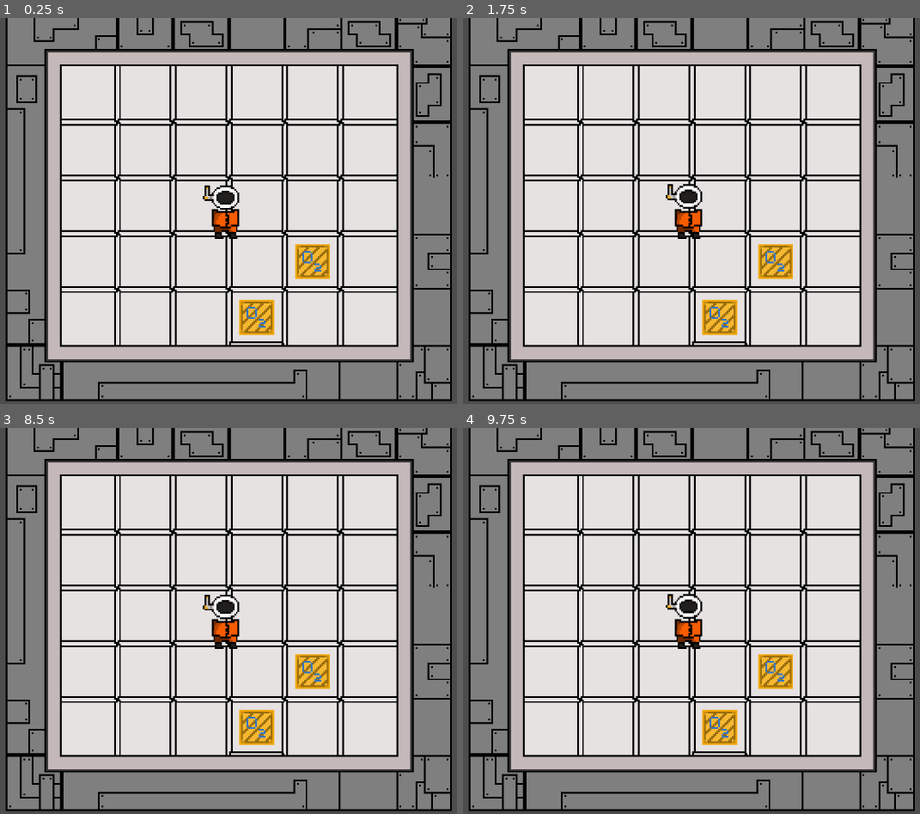
Above: before the commit, frames 1-4 (two rows, left to right).
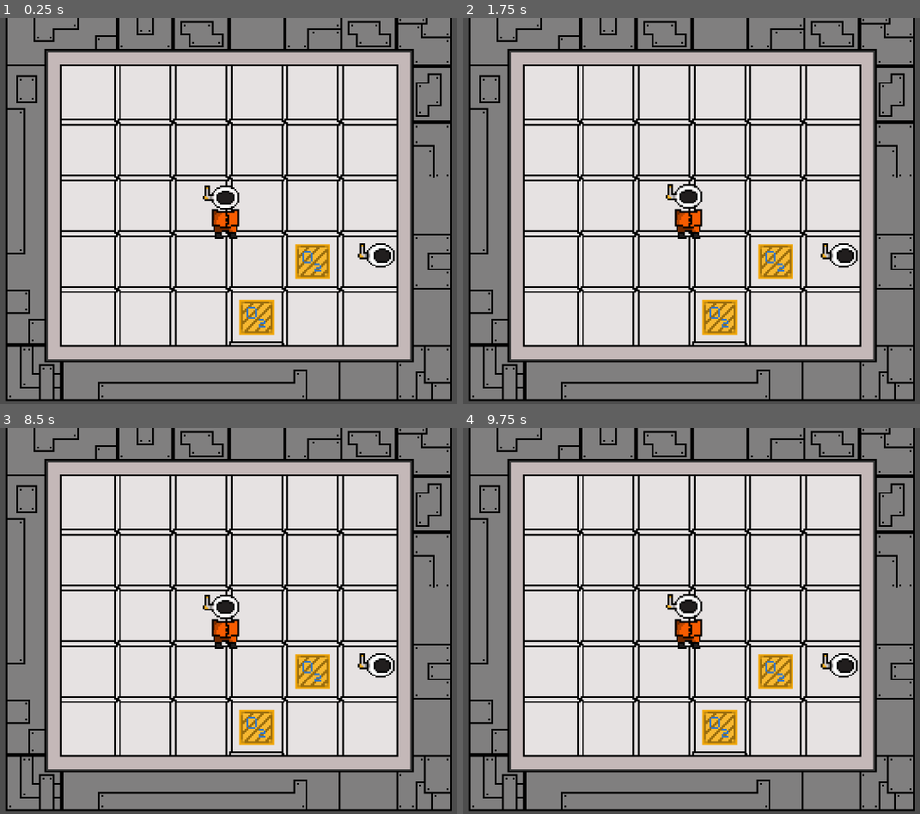
Above: after the commit, the same moments.

Repository: MantasV-code/MacroBacterium
Game: Godot game, scene res://scenes/rooms/test_room.tscn
Two runs of this game, one before a commit and one after it. Both use one fixed random seed, a clock stepped at 60 frames per second and the inputs below.
Inputs:
- Up to frame 1 (0.25 s): no input
- Up to frame 2 (1.75 s): tap Enter (ui_accept) at 0.5, 0.77, 1.25, 1.52 s; hold Right (ui_right) 0.53-1.28 s; hold Down (ui_down) from 1.28 s (still down)
- Up to frame 3 (8.5 s): tap Enter (ui_accept) at 2, 2.75, 3.02, 3.5, 3.77, 4.25, 4.52, 6.02, 6.77, 7.52 s; release Down (ui_down) at 2.03 s; hold Right (ui_right) 2.03-2.78 s; hold Up (ui_up) 2.78-3.53 s; hold Left (ui_left) 3.53-5.03 s; hold Down (ui_down) 5.03-5.78 s; hold Right (ui_right) 5.78-6.53 s; hold Up (ui_up) 6.53-7.28 s; hold Right (ui_right) 7.28-8.03 s; hold Down (ui_down) from 8.03 s (still down)
- Up to frame 4 (9.75 s): release Down (ui_down) at 8.78 s; hold Left (ui_left) 8.78-9.53 s; tap Enter (ui_accept) at 9.02 s; hold Up (ui_up) from 9.53 s (still down)

The runs differ from the first frame. In frame 1, 0.4% of the frame differs, in the area x 78-87%, y 58-65%; in frame 2, 0.4%; in frame 3, 0.4%; in frame 4, 0.4%.

Commit message:
small file fix

Diff:
--- a/game/assets/sprites/Player/Bob/Bob.tscn
+++ b/game/assets/sprites/Player/Bob/Bob.tscn
@@ -1,46 +1,46 @@
 [gd_scene format=3 uid="uid://dad7bc4523ujr"]
 
-[ext_resource type="Script" uid="uid://d2xop8gr12f31" path="res://assets/sprites/Player/Bob/Bobmove.gd" id="1_ubxvs"]
-[ext_resource type="Texture2D" uid="uid://c1dvs1tgbr21q" path="res://assets/sprites/Player/Bob/BobHead/Bobs_head16.png" id="2_dfgmt"]
-[ext_resource type="Texture2D" uid="uid://cxdih8ruhga5n" path="res://assets/sprites/Player/Bob/BobHead/Bobs_head08.png" id="3_8h1un"]
-[ext_resource type="Texture2D" uid="uid://cloaxkfd6vgi0" path="res://assets/sprites/Player/Bob/BobHead/Bobs_head00.png" id="4_52dks"]
-[ext_resource type="Texture2D" uid="uid://cgp3yv6woto1c" path="res://assets/sprites/Player/Bob/BobHead/Bobs_head14.png" id="5_drwc7"]
-[ext_resource type="Texture2D" uid="uid://dpdko8lojjrh2" path="res://assets/sprites/Player/Bob/BobHead/Bobs_head15.png" id="6_e2s2j"]
-[ext_resource type="Texture2D" uid="uid://dw0yb0mfabkj0" path="res://assets/sprites/Player/Bob/BobHead/Bobs_head13.png" id="7_j2eu6"]
-[ext_resource type="Texture2D" uid="uid://dt0s4o0jgvo2a" path="res://assets/sprites/Player/Bob/BobHead/Bobs_head12.png" id="8_2mo0s"]
-[ext_resource type="Texture2D" uid="uid://dlyf5a2oftdho" path="res://assets/sprites/Player/Bob/BobHead/Bobs_head10.png" id="9_6nqoe"]
-[ext_resource type="Texture2D" uid="uid://bofdyfd8ep5bd" path="res://assets/sprites/Player/Bob/BobHead/Bobs_head11.png" id="10_5ogo8"]
-[ext_resource type="Texture2D" uid="uid://bt4fmsqooa6m4" path="res://assets/sprites/Player/Bob/BobHead/Bobs_head09.png" id="11_ud387"]
-[ext_resource type="Texture2D" uid="uid://d3haqyaa51k1v" path="res://assets/sprites/Player/Bob/BobHead/Bobs_head22.png" id="12_eikot"]
-[ext_resource type="Texture2D" uid="uid://x5ueotwxb60v" path="res://assets/sprites/Player/Bob/BobHead/Bobs_head23.png" id="13_vfhcr"]
-[ext_resource type="Texture2D" uid="uid://c3crxmsdyeurp" path="res://assets/sprites/Player/Bob/BobHead/Bobs_head21.png" id="14_s25rv"]
-[ext_resource type="Texture2D" uid="uid://dcnauaaovg4fr" path="res://assets/sprites/Player/Bob/BobHead/Bobs_head20.png" id="15_phnjf"]
-[ext_resource type="Texture2D" uid="uid://dbuxkajyqcgfi" path="res://assets/sprites/Player/Bob/BobHead/Bobs_head19.png" id="16_dcudu"]
-[ext_resource type="Texture2D" uid="uid://dkrb655mxfy0u" path="res://assets/sprites/Player/Bob/BobHead/Bobs_head18.png" id="17_i7h5t"]
-[ext_resource type="Texture2D" uid="uid://c543e7q0f25fl" path="res://assets/sprites/Player/Bob/BobHead/Bobs_head17.png" id="18_dffbk"]
-[ext_resource type="Texture2D" uid="uid://ohxsbjtyu586" path="res://assets/sprites/Player/Bob/BobHead/Bobs_head06.png" id="19_mi638"]
-[ext_resource type="Texture2D" uid="uid://b4oanxtqagq0l" path="res://assets/sprites/Player/Bob/BobHead/Bobs_head07.png" id="20_fgibq"]
-[ext_resource type="Texture2D" uid="uid://b0fgwq66a1knt" path="res://assets/sprites/Player/Bob/BobHead/Bobs_head05.png" id="21_4h4l3"]
-[ext_resource type="Texture2D" uid="uid://dqqipu6fpnaoe" path="res://assets/sprites/Player/Bob/BobHead/Bobs_head04.png" id="22_5w6xu"]
-[ext_resource type="Texture2D" uid="uid://cjm637kml4ei1" path="res://assets/sprites/Player/Bob/BobHead/Bobs_head03.png" id="23_cb73k"]
-[ext_resource type="Texture2D" uid="uid://jv504jmtlwmb" path="res://assets/sprites/Player/Bob/BobHead/Bobs_head02.png" id="24_l5nj6"]
-[ext_resource type="Texture2D" uid="uid://ga1bo7mw87c5" path="res://assets/sprites/Player/Bob/BobHead/Bobs_head01.png" id="25_i16yk"]
-[ext_resource type="Script" uid="uid://dphhi0s4topwv" path="res://assets/sprites/Player/Bob/BobHead.gd" id="26_7yvu5"]
-[ext_resource type="Texture2D" uid="uid://bfxs7irqrdv17" path="res://assets/sprites/Player/Bob/BobBody/BobBody11.png" id="27_biub2"]
-[ext_resource type="Texture2D" uid="uid://d65v75mh306r" path="res://assets/sprites/Player/Bob/BobBody/BobBody08.png" id="28_2p24n"]
-[ext_resource type="Texture2D" uid="uid://bmt2eeg8aown0" path="res://assets/sprites/Player/Bob/BobBody/BobBody14.png" id="29_ws3qw"]
-[ext_resource type="Texture2D" uid="uid://dwypbgyj36lag" path="res://assets/sprites/Player/Bob/BobBody/BobBody12.png" id="30_tvp6t"]
-[ext_resource type="Texture2D" uid="uid://tullaupoxlw3" path="res://assets/sprites/Player/Bob/BobBody/BobBody15.png" id="31_gvifp"]
-[ext_resource type="Texture2D" uid="uid://cyi3hfc4tbk8l" path="res://assets/sprites/Player/Bob/BobBody/BobBody09.png" id="32_ajxgh"]
-[ext_resource type="Texture2D" uid="uid://4sqt7ck3hyu1" path="res://assets/sprites/Player/Bob/BobBody/BobBody06.png" id="33_s368v"]
-[ext_resource type="Texture2D" uid="uid://ds6rnn5tcqr0d" path="res://assets/sprites/Player/Bob/BobBody/BobBody07.png" id="34_dosy6"]
-[ext_resource type="Texture2D" uid="uid://c8dwp2pbmuabt" path="res://assets/sprites/Player/Bob/BobBody/BobBody05.png" id="35_abd5a"]
-[ext_resource type="Texture2D" uid="uid://dwyenv8kphp0n" path="res://assets/sprites/Player/Bob/BobBody/sprite_06.png" id="36_bs6ip"]
-[ext_resource type="Texture2D" uid="uid://njieim8vnqn6" path="res://assets/sprites/Player/Bob/BobBody/BobBody01.png" id="37_u8gle"]
-[ext_resource type="Texture2D" uid="uid://dsl0dlgsfmff6" path="res://assets/sprites/Player/Bob/BobBody/BobBody02.png" id="38_os8up"]
-[ext_resource type="Texture2D" uid="uid://c7kbm8lfx0xjc" path="res://assets/sprites/Player/Bob/BobBody/BobBody00.png" id="39_l1i3t"]
-[ext_resource type="Texture2D" uid="uid://bd5mhfesg6vkr" path="res://assets/sprites/Player/Bob/BobBody/BobBody04.png" id="40_dswc0"]
-[ext_resource type="AudioStream" uid="uid://cscdum80w48pt" path="res://assets/sprites/Player/Bob/BobBody/freesound_community-gama-laser-90602.mp3" id="41_aluwh"]
+[ext_resource type="Script" uid="uid://d2xop8gr12f31" path="res://Bob/BobScripts/Bobmove.gd" id="1_ubxvs"]
+[ext_resource type="Texture2D" uid="uid://c1dvs1tgbr21q" path="res://Bob/BobHead/Bobs_head16.png" id="2_dfgmt"]
+[ext_resource type="Texture2D" uid="uid://cxdih8ruhga5n" path="res://Bob/BobHead/Bobs_head08.png" id="3_8h1un"]
+[ext_resource type="Texture2D" uid="uid://cloaxkfd6vgi0" path="res://Bob/BobHead/Bobs_head00.png" id="4_52dks"]
+[ext_resource type="Texture2D" uid="uid://cgp3yv6woto1c" path="res://Bob/BobHead/Bobs_head14.png" id="5_drwc7"]
+[ext_resource type="Texture2D" uid="uid://dpdko8lojjrh2" path="res://Bob/BobHead/Bobs_head15.png" id="6_e2s2j"]
+[ext_resource type="Texture2D" uid="uid://dw0yb0mfabkj0" path="res://Bob/BobHead/Bobs_head13.png" id="7_j2eu6"]
+[ext_resource type="Texture2D" uid="uid://dt0s4o0jgvo2a" path="res://Bob/BobHead/Bobs_head12.png" id="8_2mo0s"]
+[ext_resource type="Texture2D" uid="uid://dlyf5a2oftdho" path="res://Bob/BobHead/Bobs_head10.png" id="9_6nqoe"]
+[ext_resource type="Texture2D" uid="uid://bofdyfd8ep5bd" path="res://Bob/BobHead/Bobs_head11.png" id="10_5ogo8"]
+[ext_resource type="Texture2D" uid="uid://bt4fmsqooa6m4" path="res://Bob/BobHead/Bobs_head09.png" id="11_ud387"]
+[ext_resource type="Texture2D" uid="uid://d3haqyaa51k1v" path="res://Bob/BobHead/Bobs_head22.png" id="12_eikot"]
+[ext_resource type="Texture2D" uid="uid://x5ueotwxb60v" path="res://Bob/BobHead/Bobs_head23.png" id="13_vfhcr"]
+[ext_resource type="Texture2D" uid="uid://c3crxmsdyeurp" path="res://Bob/BobHead/Bobs_head21.png" id="14_s25rv"]
+[ext_resource type="Texture2D" uid="uid://dcnauaaovg4fr" path="res://Bob/BobHead/Bobs_head20.png" id="15_phnjf"]
+[ext_resource type="Texture2D" uid="uid://dbuxkajyqcgfi" path="res://Bob/BobHead/Bobs_head19.png" id="16_dcudu"]
+[ext_resource type="Texture2D" uid="uid://dkrb655mxfy0u" path="res://Bob/BobHead/Bobs_head18.png" id="17_i7h5t"]
+[ext_resource type="Texture2D" uid="uid://c543e7q0f25fl" path="res://Bob/BobHead/Bobs_head17.png" id="18_dffbk"]
+[ext_resource type="Texture2D" uid="uid://ohxsbjtyu586" path="res://Bob/BobHead/Bobs_head06.png" id="19_mi638"]
+[ext_resource type="Texture2D" uid="uid://b4oanxtqagq0l" path="res://Bob/BobHead/Bobs_head07.png" id="20_fgibq"]
+[ext_resource type="Texture2D" uid="uid://b0fgwq66a1knt" path="res://Bob/BobHead/Bobs_head05.png" id="21_4h4l3"]
+[ext_resource type="Texture2D" uid="uid://dqqipu6fpnaoe" path="res://Bob/BobHead/Bobs_head04.png" id="22_5w6xu"]
+[ext_resource type="Texture2D" uid="uid://cjm637kml4ei1" path="res://Bob/BobHead/Bobs_head03.png" id="23_cb73k"]
+[ext_resource type="Texture2D" uid="uid://jv504jmtlwmb" path="res://Bob/BobHead/Bobs_head02.png" id="24_l5nj6"]
+[ext_resource type="Texture2D" uid="uid://ga1bo7mw87c5" path="res://Bob/BobHead/Bobs_head01.png" id="25_i16yk"]
+[ext_resource type="Script" uid="uid://dphhi0s4topwv" path="res://Bob/BobScripts/BobHead.gd" id="26_7yvu5"]
+[ext_resource type="Texture2D" uid="uid://bfxs7irqrdv17" path="res://Bob/BobBody/BobBody11.png" id="27_biub2"]
+[ext_resource type="Texture2D" uid="uid://d65v75mh306r" path="res://Bob/BobBody/BobBody08.png" id="28_2p24n"]
+[ext_resource type="Texture2D" uid="uid://bmt2eeg8aown0" path="res://Bob/BobBody/BobBody14.png" id="29_ws3qw"]
+[ext_resource type="Texture2D" uid="uid://dwypbgyj36lag" path="res://Bob/BobBody/BobBody12.png" id="30_tvp6t"]
+[ext_resource type="Texture2D" uid="uid://tullaupoxlw3" path="res://Bob/BobBody/BobBody15.png" id="31_gvifp"]
+[ext_resource type="Texture2D" uid="uid://cyi3hfc4tbk8l" path="res://Bob/BobBody/BobBody09.png" id="32_ajxgh"]
+[ext_resource type="Texture2D" uid="uid://4sqt7ck3hyu1" path="res://Bob/BobBody/BobBody06.png" id="33_s368v"]
+[ext_resource type="Texture2D" uid="uid://ds6rnn5tcqr0d" path="res://Bob/BobBody/BobBody07.png" id="34_dosy6"]
+[ext_resource type="Texture2D" uid="uid://c8dwp2pbmuabt" path="res://Bob/BobBody/BobBody05.png" id="35_abd5a"]
+[ext_resource type="Texture2D" uid="uid://dwyenv8kphp0n" path="res://Bob/BobBody/sprite_06.png" id="36_bs6ip"]
+[ext_resource type="Texture2D" uid="uid://njieim8vnqn6" path="res://Bob/BobBody/BobBody01.png" id="37_u8gle"]
+[ext_resource type="Texture2D" uid="uid://dsl0dlgsfmff6" path="res://Bob/BobBody/BobBody02.png" id="38_os8up"]
+[ext_resource type="Texture2D" uid="uid://c7kbm8lfx0xjc" path="res://Bob/BobBody/BobBody00.png" id="39_l1i3t"]
+[ext_resource type="Texture2D" uid="uid://bd5mhfesg6vkr" path="res://Bob/BobBody/BobBody04.png" id="40_dswc0"]
+[ext_resource type="AudioStream" uid="uid://cscdum80w48pt" path="res://Bob/Sounds/freesound_community-gama-laser-90602.mp3" id="41_aluwh"]
 
 [sub_resource type="SpriteFrames" id="SpriteFrames_ta5nu"]
 animations = [{
@@ -230,9 +230,12 @@
 [sub_resource type="RectangleShape2D" id="RectangleShape2D_rj586"]
 size = Vector2(120, 302)
 
+[sub_resource type="CircleShape2D" id="CircleShape2D_ubxvs"]
+
 [node name="Bob" type="Node2D" unique_id=1335707608]
 
 [node name="CharacterBody2D" type="CharacterBody2D" parent="." unique_id=1991758981]
+collision_layer = 2
 motion_mode = 1
 script = ExtResource("1_ubxvs")
 
@@ -248,8 +251,7 @@
 unique_name_in_owner = true
 texture_filter = 1
 sprite_frames = SubResource("SpriteFrames_flf07")
-animation = &"WalkLR"
-frame_progress = 0.5908235
+animation = &"IdleB"
 
 [node name="CollisionShape2D" type="CollisionShape2D" parent="CharacterBody2D" unique_id=1738192714]
 position = Vector2(0, 10)
@@ -259,3 +261,19 @@
 unique_name_in_owner = true
 stream = ExtResource("41_aluwh")
 pitch_scale = 3.26
+
+[node name="FaceHole" type="Marker2D" parent="CharacterBody2D" unique_id=1518704572]
+unique_name_in_owner = true
+position = Vector2(1, -75)
+
+[node name="test" type="Area2D" parent="." unique_id=897980157]
+position = Vector2(890, 336)
+collision_mask = 2
+
+[node name="Sprite2D" type="Sprite2D" parent="test" unique_id=716616904]
+texture = ExtResource("4_52dks")
+
+[node name="CollisionShape2D" type="CollisionShape2D" parent="test" unique_id=1960658624]
+position = Vector2(-3, -84)
+scale = Vector2(8.77, 8.77)
+shape = SubResource("CircleShape2D_ubxvs")
--- /dev/null
+++ b/game/assets/sprites/Player/Bob/Bullet.tscn
@@ -0,0 +1,83 @@
+[gd_scene format=3 uid="uid://f3s1ve20pivp"]
+
+[ext_resource type="Script" uid="uid://ha818u3gr5aj" path="res://Bob/Projectile/bullet.gd" id="1_4s4u5"]
+[ext_resource type="Shader" uid="uid://bxttpp6el7sk1" path="res://Bob/Projectile/Bullet.gdshader" id="2_7281b"]
+[ext_resource type="Texture2D" uid="uid://besrqo6yb0b6o" path="res://Bob/Projectile/sprites/Projectile06.png" id="3_0f6np"]
+[ext_resource type="Texture2D" uid="uid://i86na62bdwhh" path="res://Bob/Projectile/sprites/Projectile00.png" id="3_a8g78"]
+[ext_resource type="Texture2D" uid="uid://vky66r0uvqwl" path="res://Bob/Projectile/sprites/Projectile07.png" id="4_15xph"]
+[ext_resource type="Texture2D" uid="uid://cv7ctvnhxiieh" path="res://Bob/Projectile/sprites/Projectile01.png" id="4_fd626"]
+[ext_resource type="Texture2D" uid="uid://kshd0symjnpv" path="res://Bob/Projectile/sprites/Projectile08.png" id="5_4q36y"]
+[ext_resource type="Texture2D" uid="uid://8ark0dqyr5ox" path="res://Bob/Projectile/sprites/Projectile02.png" id="5_ljq6d"]
+[ext_resource type="Texture2D" uid="uid://df624qxunnf23" path="res://Bob/Projectile/sprites/Projectile03.png" id="6_jl2hs"]
+[ext_resource type="Texture2D" uid="uid://cx4pu6v6q3vfi" path="res://Bob/Projectile/sprites/Projectile09.png" id="6_kd5ar"]
+[ext_resource type="Texture2D" uid="uid://bo8gu1s2semwm" path="res://Bob/Projectile/sprites/Projectile04.png" id="7_7gbgb"]
+[ext_resource type="Texture2D" uid="uid://bybif1cb6eumm" path="res://Bob/Projectile/sprites/Projectile10.png" id="7_60wpv"]
+[ext_resource type="Texture2D" uid="uid://c5sk4suvdl60q" path="res://Bob/Projectile/sprites/Projectile05.png" id="8_0f6np"]
+
+[sub_resource type="ShaderMaterial" id="ShaderMaterial_u8st5"]
+shader = ExtResource("2_7281b")
+shader_parameter/tint = Color(1.899009e-05, 1.3743325, 0.9271903, 1)
+
+[sub_resource type="SpriteFrames" id="SpriteFrames_4s4u5"]
+animations = [{
+"frames": [{
+"duration": 1.0,
+"texture": ExtResource("3_0f6np")
+}, {
+"duration": 1.0,
+"texture": ExtResource("4_15xph")
+}, {
+"duration": 1.0,
+"texture": ExtResource("5_4q36y")
+}, {
+"duration": 1.0,
+"texture": ExtResource("6_kd5ar")
+}, {
+"duration": 1.0,
+"texture": ExtResource("7_60wpv")
+}],
+"loop": false,
+"name": &"Hit",
+"speed": 5.0
+}, {
+"frames": [{
+"duration": 1.0,
+"texture": ExtResource("3_a8g78")
+}, {
+"duration": 1.0,
+"texture": ExtResource("4_fd626")
+}, {
+"duration": 1.0,
+"texture": ExtResource("5_ljq6d")
+}, {
+"duration": 1.0,
+"texture": ExtResource("6_jl2hs")
+}, {
+"duration": 1.0,
+"texture": ExtResource("7_7gbgb")
+}, {
+"duration": 1.0,
+"texture": ExtResource("8_0f6np")
+}],
+"loop": true,
+"name": &"Shoot",
+"speed": 5.0
+}]
+
+[sub_resource type="CircleShape2D" id="CircleShape2D_7281b"]
+
+[node name="Area2D" type="Area2D" unique_id=2064923581]
+collision_layer = 2
+script = ExtResource("1_4s4u5")
+
+[node name="AnimatedSprite2D" type="AnimatedSprite2D" parent="." unique_id=1434378629]
+unique_name_in_owner = true
+texture_filter = 3
+material = SubResource("ShaderMaterial_u8st5")
+position = Vector2(0.6374984, 9.403118)
+scale = Vector2(1.3351564, 1.1501948)
+sprite_frames = SubResource("SpriteFrames_4s4u5")
+animation = &"Hit"
+
+[node name="CollisionShape2D" type="CollisionShape2D" parent="." unique_id=1911245224]
+shape = SubResource("CircleShape2D_7281b")
